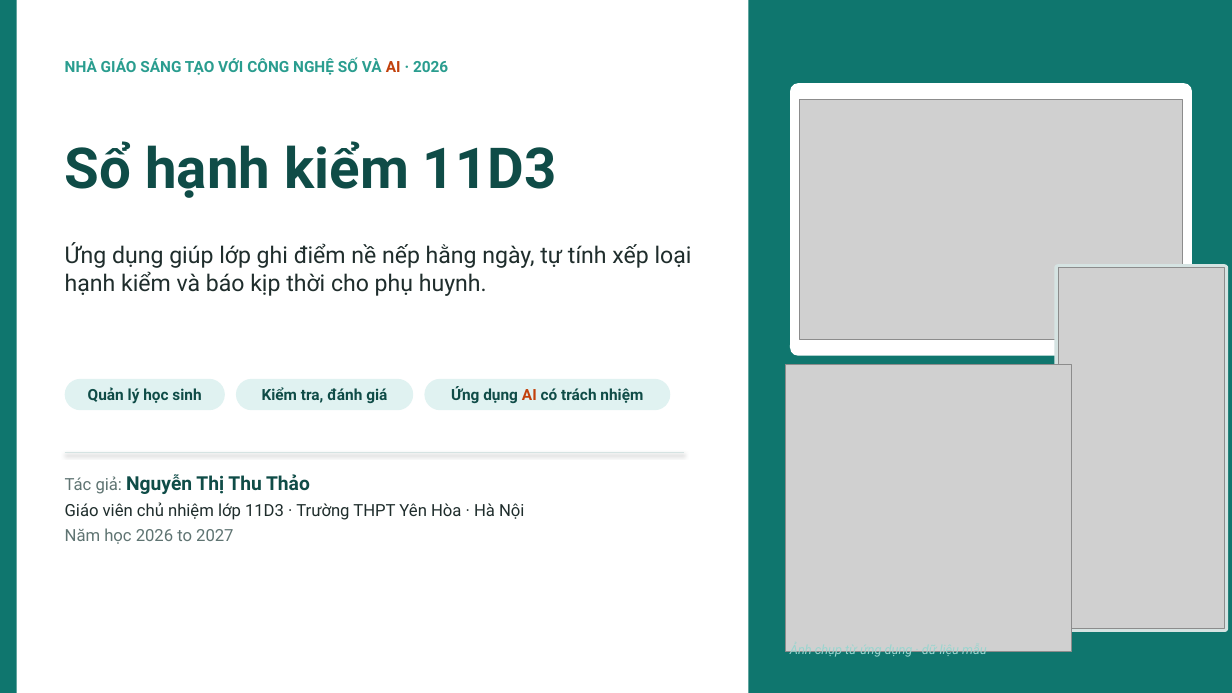
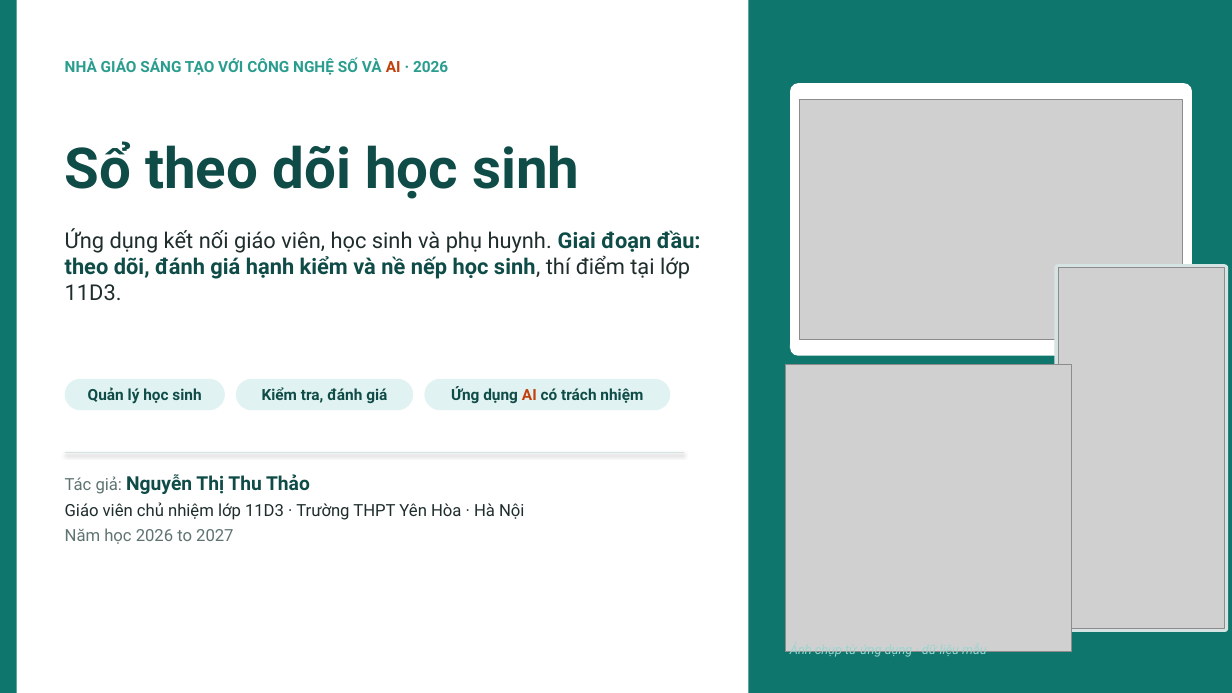
Before and after one commit to THPTYenHoa/Theo-doi-hanh-kiem-11D3-nam-hoc-2026-2027, a slide deck: slide 1 of docs/20261009_BaiDuThi_So_hanh_kiem_11D3.pptx. Drawn at 1232x693 pixels with LibreOffice and Linux fonts; fonts in the diff are those of the drawing; grey boxes stand for pictures. Boxes give left, top, right and bottom in pixels: in the first picture for what was removed or moved away, otherwise in the second. Text is boxed around its words. In the diff, an @@ line names an element or a change of style, - is before the commit and + after.

```diff
--- a/docs/20261009_BaiDuThi_So_hanh_kiem_11D3.pptx
+++ b/docs/20261009_BaiDuThi_So_hanh_kiem_11D3.pptx
@@ text at [65, 141, 579, 199]: text changed @@
-Sổ hạnh kiểm 11D3
+Sổ theo dõi học sinh
@@ text at [65, 228, 701, 301]: text changed; size 18 to 17 pt @@
-Ứng dụng giúp lớp ghi điểm nề nếp hằng ngày, tự tính xếp loại hạnh kiểm và báo kịp thời cho phụ huynh.
+Ứng dụng kết nối giáo viên, học sinh và phụ huynh. Giai đoạn đầu: theo dõi, đánh giá hạnh kiểm và nề nếp học sinh, thí điểm tại lớp 11D3.
```
Also in this commit, not shown: 1 other slide changed.
